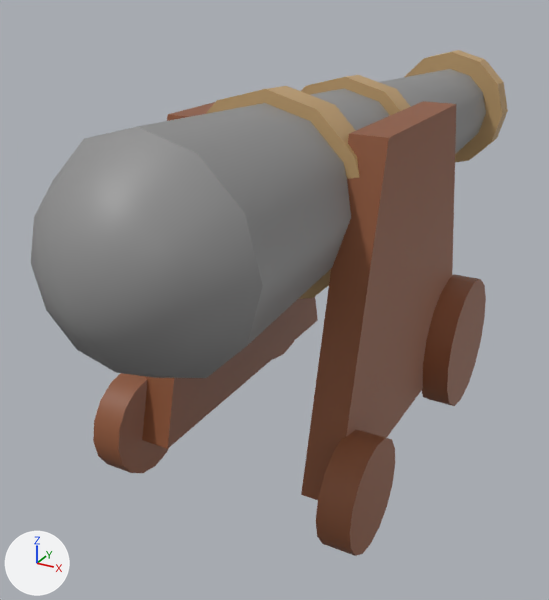
One commit to the FBX model Assets/Environment/Cannon.fbx: the scene before it, then after it.
One viewpoint serves both versions: a camera (50 mm lens) standing at (0.0088, -0.0197, 0.0129) and looking at (-0.0012, -0.0016, 0.0039). The lights are fixed; the arrows at lower left show +X, +Y and +Z. Where no turn or scale is listed for an object, it has been applied to the vertices.

Script lines for the objects in view, before the commit:
```python
me_mesh = bpy.data.meshes.new('Mesh')
me_mesh.from_pydata(...)  # 325 vertices, 265 faces; spans x -0.0037..0.0037, y -0.0112..0.0112, z -0.0001..0.0103
# faces by material slot: [84, 60, 1, 120]
me_mesh.materials.append(mat_marron1)  # brown #8e5638
me_mesh.materials.append(mat_gris2)  # grey #909090
me_mesh.materials.append(mat_gris3)  # black #121212
me_mesh.materials.append(mat_amarillo1)  # brown #c09e6e
ob_cannon = bpy.data.objects.new('Cannon', me_mesh)
ob_cannon.location = (0.0, 0.0, 0.0)
```
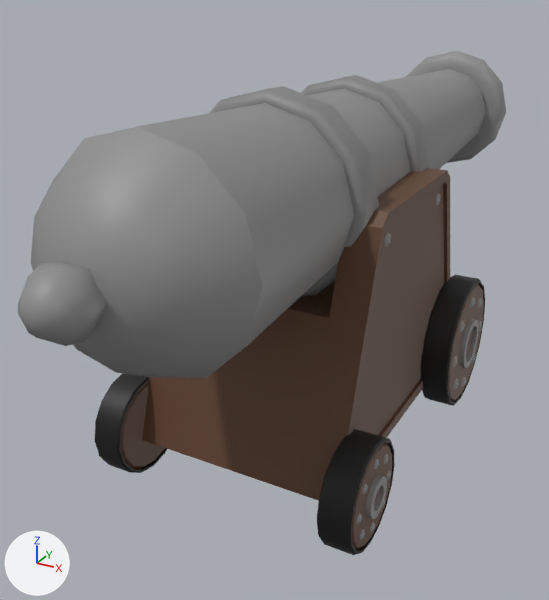
Changed parts and their boxes (x1, y1, x2, y2) in the pictures (549 x 600 px; the box of a moved part takes in the faces that stretch with it):
'Cannon', reshaped: before (31, 50, 508, 556); after (18, 51, 506, 555)
part 1 of me_mesh, added: after (18, 262, 107, 346)
part 2 of me_mesh, built on: before (94, 75, 486, 556); after (95, 75, 485, 555)
part 3 of me_mesh, moved or reshaped: before (405, 50, 508, 162); after (406, 51, 506, 163)
part 4 of me_mesh, recoloured (brown to black): (95, 373, 146, 472) in both
part 5 of me_mesh, recoloured (brown to grey): before (206, 77, 400, 299); after (215, 83, 416, 293)

What changed in the scene script:
```text
Add mat_marron4:
    mat_marron4 = principled_material('marron4')
    mat_marron4.base_color = (0.121, 0.0554, 0.0287)  # brown #62432f
Add mat_gris4:
    mat_gris4 = principled_material('gris4')
    mat_gris4.base_color = (0.238, 0.238, 0.238)  # grey #868686
Change me_mesh:
    used by ob_cannon; location = (0.0, 0.0, 0.0)
    remove me_mesh.from_pydata(...)  # 325 vertices, 265 faces; spans x -0.0037..0.0037, y -0.0112..0.0112, z -0.0001..0.0103
    add me_mesh.from_pydata(...)  # 1697 vertices, 1603 faces; spans x -0.0038..0.0038, y -0.0119..0.0112, z -0.0001..0.0103
    me_mesh part 1: a new loose piece, a UV sphere (6 segments, 6 rings, poles along y) spanning x -0.0008..0.0007, y -0.0119..-0.0104, z 0.0071..0.0084, in mat_gris2 (grey #909090)
    me_mesh part 2: 60 vertices moved from x -0.0037..0.0037, y -0.0066..0.0029, z 0.0001..0.0103 to x -0.0037..0.0037, y -0.0066..0.0029, z 0.0001..0.0102; 12 vertices removed from x -0.003..0.0029, y -0.0061..0.0032, z 0.001..0.0095; 1328 vertices added at x -0.0038..0.0038, y -0.007..0.0042, z -0.0001..0.0103
    me_mesh part 3: 24 vertices moved from x -0.0022..0.0022, y 0.0103..0.0112, z 0.0055..0.0099 to x -0.002..0.0019, y 0.0103..0.0112, z 0.0058..0.0097; 24 vertices added at x -0.0022..0.0022, y 0.0105..0.0109, z 0.0055..0.0099
    me_mesh part 4: 26 faces spanning x -0.0037..-0.0029, y -0.007..0.0042, z -0.0001..0.004 switch from mat_marron1 (brown #8e5638) to mat_gris3 (black #121212)
    me_mesh part 5: 48 faces spanning x -0.0025..0.0025, y -0.0042..0.0012, z 0.0052..0.0102 switch from mat_amarillo1 (brown #c09e6e) to mat_gris4 (grey #868686)
    add me_mesh.materials.append(mat_marron4)  # brown #62432f
```
